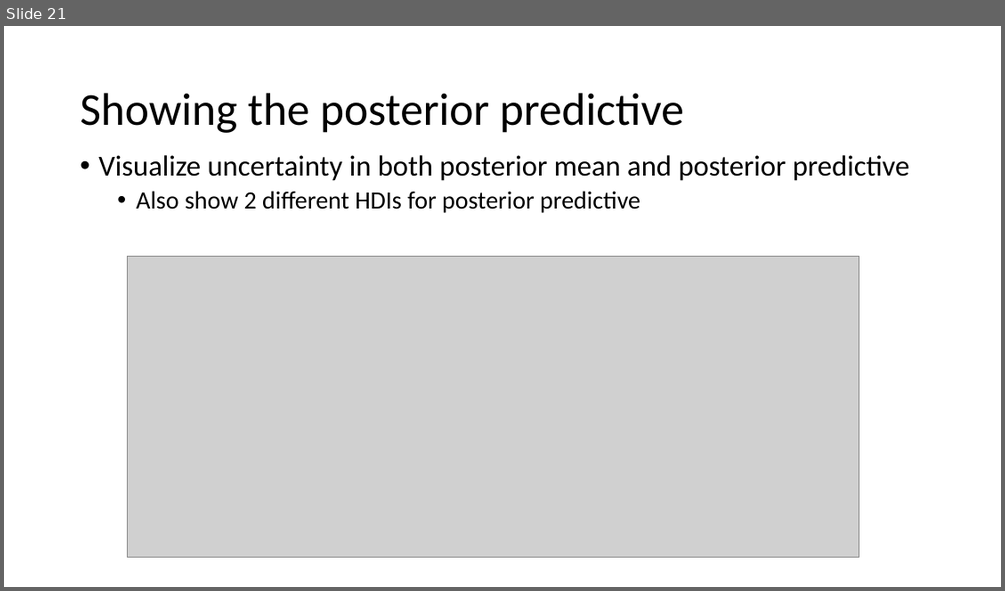
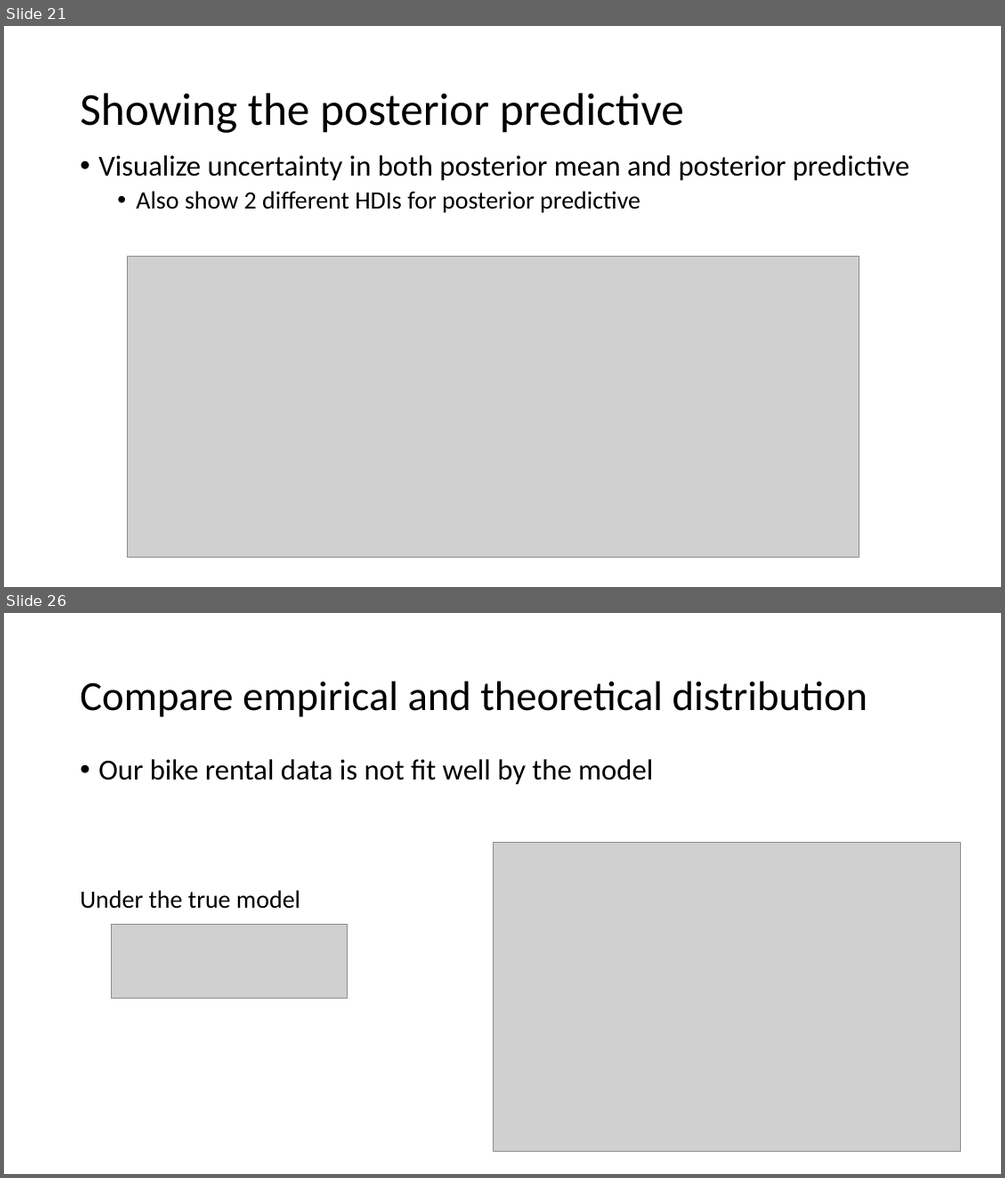
Before and after one commit to opherdonchin/StatisticalComputationAndAnalysis, a slide deck: Lectures/Lecture 6 Linear models.pptx. Shown one above the other, each under a label of ours: slide 21 before the commit, slides 21 and 26 after it; the slides between them are not shown. The pictures are 1005x591 and 1005x1178 pixels, drawn with LibreOffice and Linux fonts; fonts in the diff are those of the drawing; grey boxes stand for pictures. Boxes give left, top, right and bottom in pixels: in the first picture for what was removed or moved away, otherwise in the second. Text is boxed around its words. In the diff, an @@ line names an element or a change of style, - is before the commit and + after.

```diff
--- a/Lectures/Lecture 6 Linear models.pptx
+++ b/Lectures/Lecture 6 Linear models.pptx
@@ slide 26 added at [4, 613, 1001, 1174], background #FFFFFF @@
@@ title added at [80, 681, 867, 717], 40 pt, text #000000 @@
+Compare empirical and theoretical distribution
@@ text added at [98, 759, 653, 785], 28 pt, text #000000 @@
+• Our bike rental data is not fit well by the model
@@ picture added at [493, 842, 961, 1151] @@
@@ text added at [80, 890, 300, 908], 24 pt, text #000000 @@
+Under the true model
@@ picture added at [112, 925, 348, 998] @@
```
Also in this commit, not shown: 3 slides changed, 16 other slides added, 4 other files.
